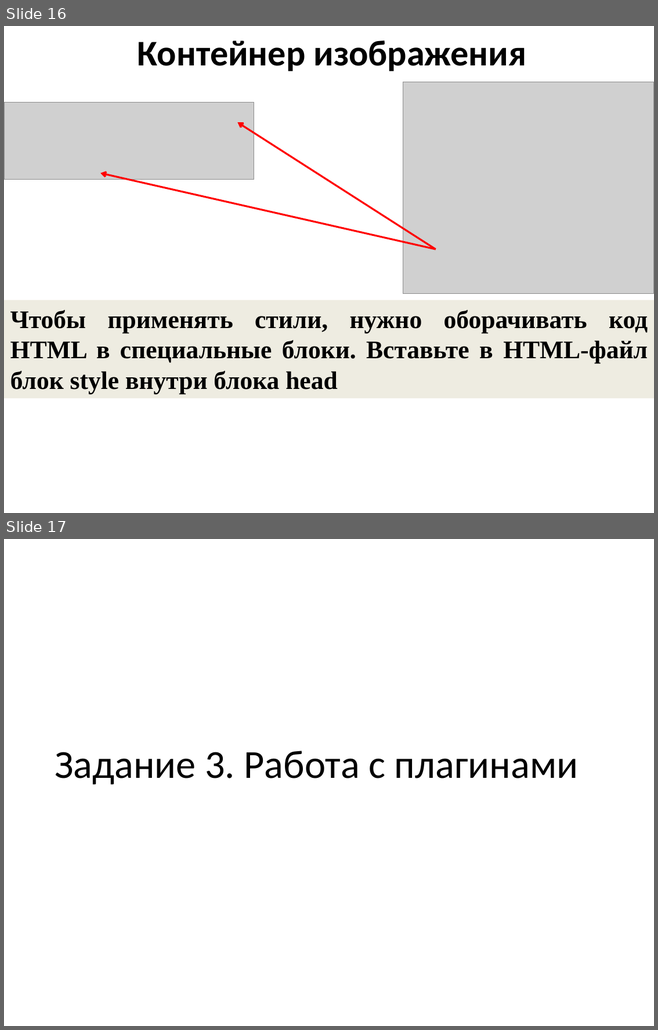
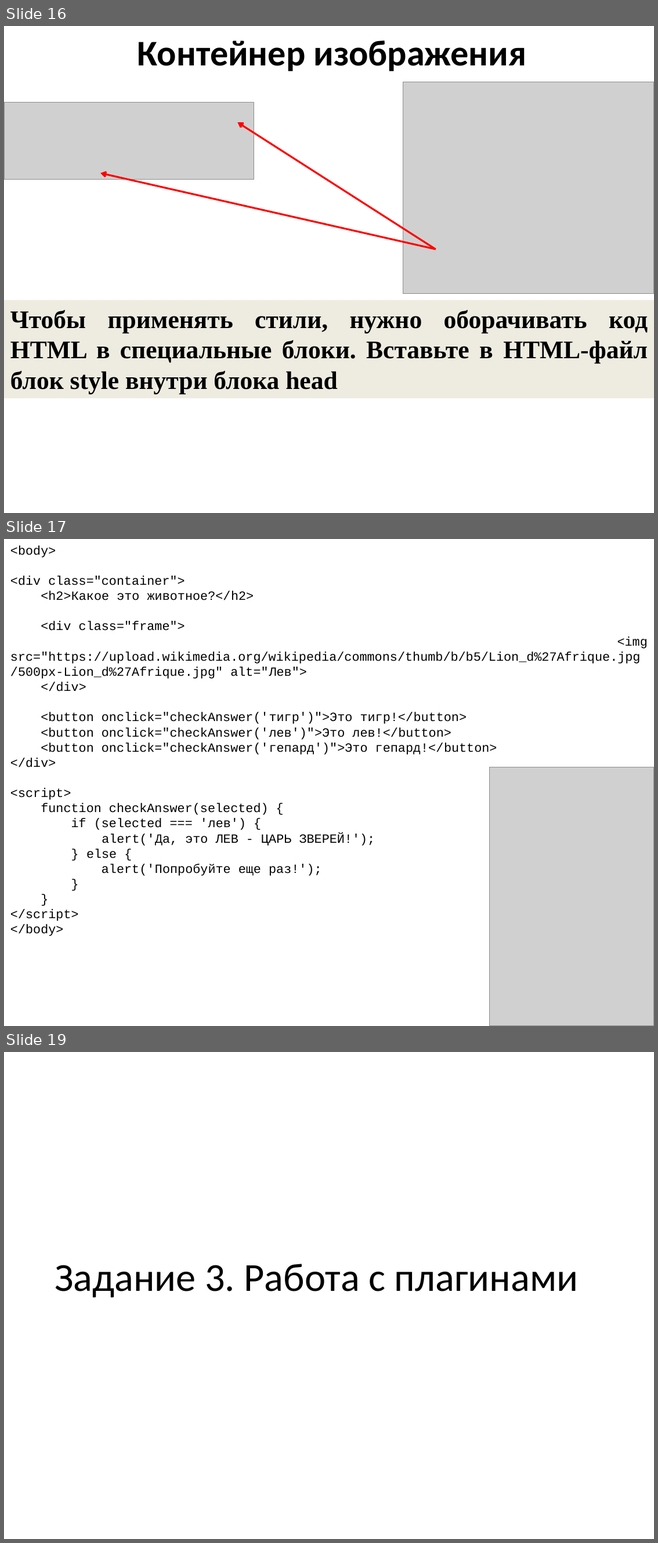
Before and after one commit to mbdatateach/site, a slide deck: сайт/практики/2 JavaScript для сайтов.pptx. Shown one above the other, each under a label of ours: slides 16 and 17 before the commit, slides 16, 17 and 19 after it; the slides between them are not shown. The pictures are 658x1030 and 658x1543 pixels, drawn with LibreOffice and Linux fonts; fonts in the diff are those of the drawing; grey boxes stand for pictures. Boxes give left, top, right and bottom in pixels: in the first picture for what was removed or moved away, otherwise in the second. Text is boxed around its words. In the diff, an @@ line names an element or a change of style, - is before the commit and + after.

```diff
--- a/сайт/практики/2 JavaScript для сайтов.pptx
+++ b/сайт/практики/2 JavaScript для сайтов.pptx
@@ slide 17 added at box(4, 539, 654, 1026), background #FFFFFF @@
@@ text added at box(10, 545, 647, 936), 14 pt, text #000000 @@
+<body>
+<div class="container">
+<h2>Какое это животное?</h2>
+<div class="frame">
+<img src="https://upload.wikimedia.org/wikipedia/commons/thumb/b/b5/Lion_d%27Afrique.jpg/500px-Lion_d%27Afrique.jpg" alt="Лев">
+</div>
+<button onclick="checkAnswer('тигр')">Это тигр!</button>
+<button onclick="checkAnswer('лев')">Это лев!</button>
+<button onclick="checkAnswer('гепард')">Это гепард!</button>
+</div>
+<script>
+function checkAnswer(selected) {
+if (selected === 'лев') {
+alert('Да, это ЛЕВ - ЦАРЬ ЗВЕРЕЙ!');
+} else {
+alert('Попробуйте еще раз!');
+}
+}
+</script>
+</body>
@@ picture added at box(489, 768, 654, 1026) @@
@@ what was slide 17 is now slide 19 @@
```
Also in this commit, not shown: 1 slide changed, 1 other slide added, 5 other files.
